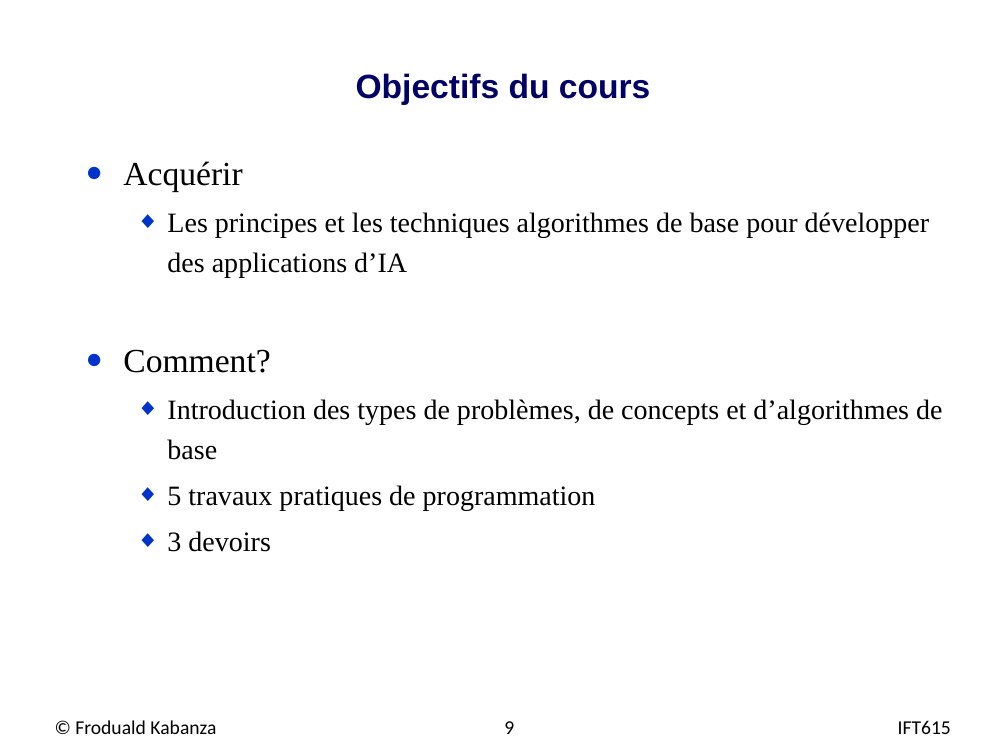
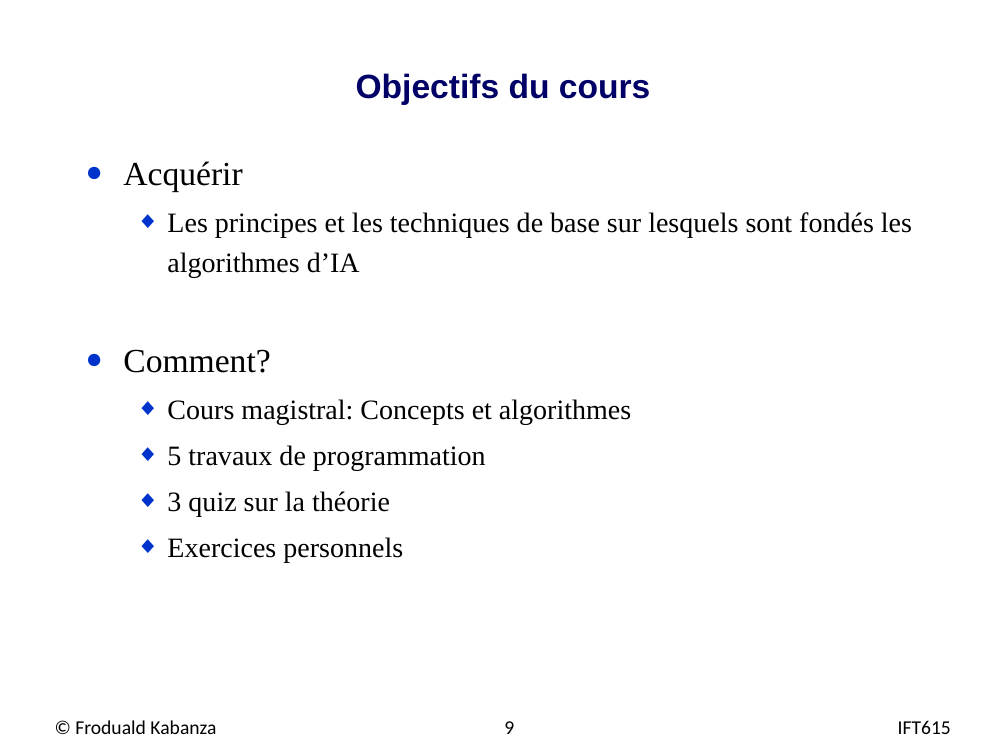
Before and after one commit to djeffkanda/djeffkanda.github.io, a slide deck: slide 9 of ift/assets/slides/ift615-01-Intro.pptx. Drawn at 1008x756 pixels with LibreOffice and Linux fonts; fonts in the diff are those of the drawing; background and template pictures are left out. Boxes give left, top, right and bottom in pixels: in the first picture for what was removed or moved away, otherwise in the second. Text is boxed around its words. In the diff, an @@ line names an element or a change of style, - is before the commit and + after.

```diff
--- a/ift/assets/slides/ift615-01-Intro.pptx
+++ b/ift/assets/slides/ift615-01-Intro.pptx
@@ text at (167, 212, 912, 278): text changed @@
-  ◆ Les principes et les techniques algorithmes de base pour développer des applications d’IA
+  ◆ Les principes et les techniques de base sur lesquels sont fondés les algorithmes d’IA
@@ text at (167, 399, 631, 562): text changed @@
-  ◆ Introduction des types de problèmes, de concepts et d’algorithmes de base
-  ◆ 5 travaux pratiques de programmation
-  ◆ 3 devoirs
+  ◆ Cours magistral: Concepts et algorithmes
+  ◆ 5 travaux de programmation
+  ◆ 3 quiz sur la théorie
+  ◆ Exercices personnels
```
Also in this commit, not shown: 5 other slides changed, 6 other files.
